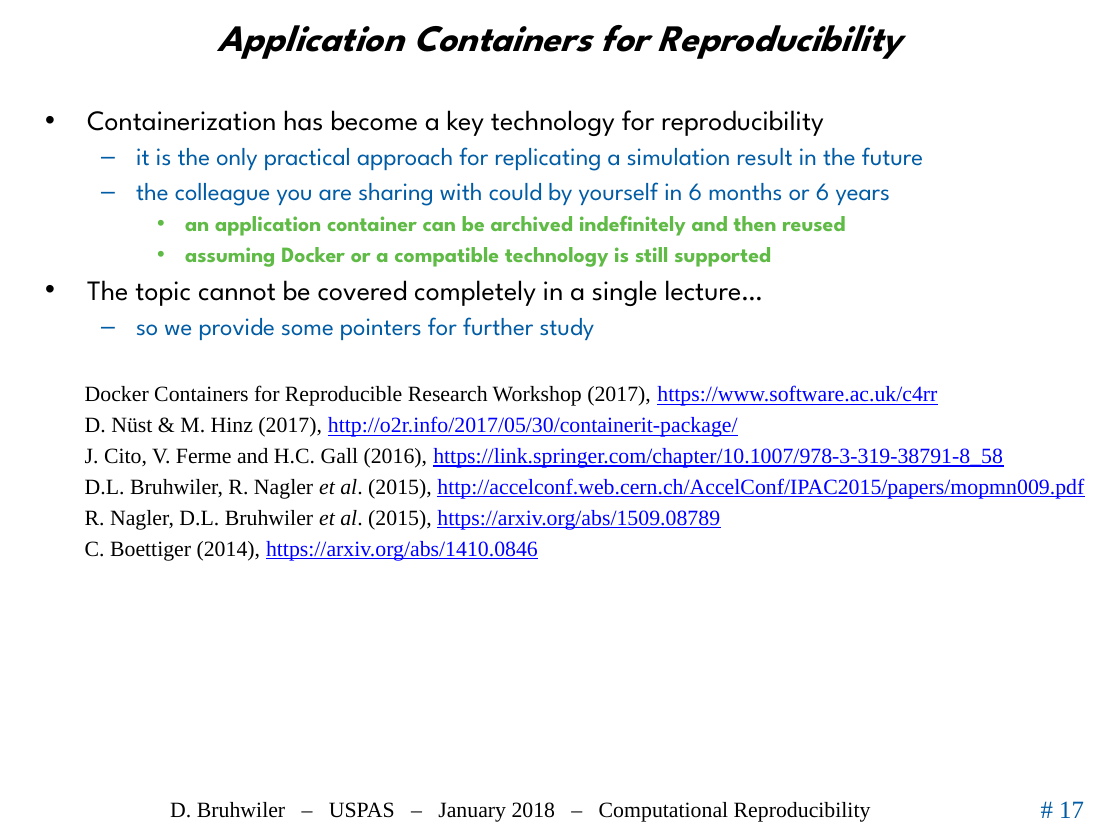
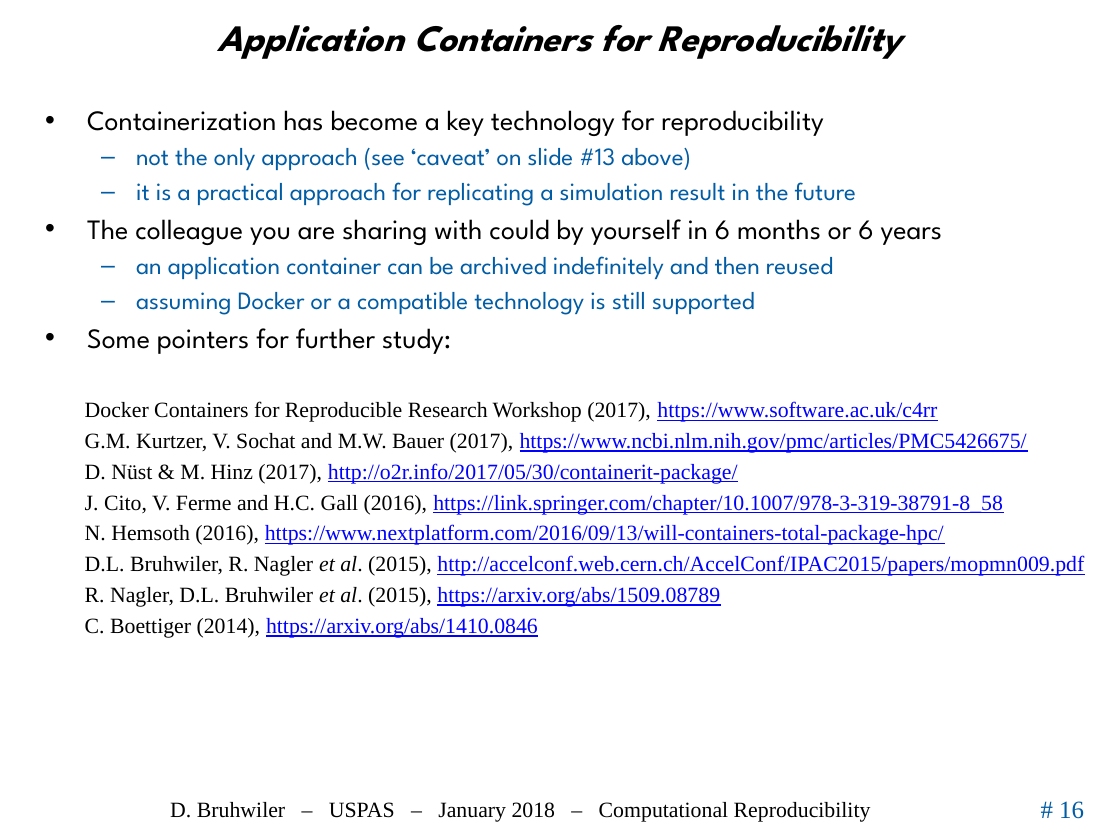
Before and after one commit to uspas/simbeamplasma18, a slide deck: slide 16 of computational_reproducibility/lecture/2018_ComputationalReproducibility_Bruhwiler_USPAS.pptx (slide 17 before the commit). Drawn at 1120x840 pixels with LibreOffice and Linux fonts; fonts in the diff are those of the drawing; background and template pictures are left out. Boxes give left, top, right and bottom in pixels: in the first picture for what was removed or moved away, otherwise in the second. Text is boxed around its words. In the diff, an @@ line names an element or a change of style, - is before the commit and + after.

```diff
--- a/computational_reproducibility/lecture/2018_ComputationalReproducibility_Bruhwiler_USPAS.pptx
+++ b/computational_reproducibility/lecture/2018_ComputationalReproducibility_Bruhwiler_USPAS.pptx
@@ text at box(87, 148, 942, 245): text changed @@
-  – it is the only practical approach for replicating a simulation result in the future
-  – the colleague you are sharing with could by yourself in 6 months or 6 years
+  – not the only approach (see ‘caveat’ on slide #13 above)
+  – it is a practical approach for replicating a simulation result in the future
+• The colleague you are sharing with could by yourself in 6 months or 6 years
@@ text at box(136, 256, 833, 315): size 14 to 16 pt, text colour #5FBB46 to #005CA5, bold off in "an application container can be archived indefinitely ...", "assuming Docker or a compatible technology is ..."; bullet • to –; list level 3 to 2 in "an application container can be ..."; list level 3 to 2 in "assuming Docker or a compatible ..." @@
@@ text at box(87, 328, 451, 354): text changed @@
-• The topic cannot be covered completely in a single lecture…
-  – so we provide some pointers for further study
+• Some pointers for further study:
@@ text "Docker Containers for Reproducible Research ...": place and size @@
-text "Docker Containers for Reproducible Research ..." at box(85, 385, 1084, 561)
+text "Docker Containers for Reproducible Research ..." at box(85, 401, 1084, 638)
@@ text at box(85, 433, 1027, 453): paragraph added @@
+G.M. Kurtzer, V. Sochat and M.W. Bauer (2017), https://www.ncbi.nlm.nih.gov/pmc/articles/PMC5426675/
@@ text at box(85, 524, 944, 545): paragraph added @@
+N. Hemsoth (2016), https://www.nextplatform.com/2016/09/13/will-containers-total-package-hpc/
@@ page number at box(1059, 801, 1084, 819): text changed @@
-# 17
+# 16
```
Also in this commit, not shown: 3 other slides changed, 1 slide removed.
